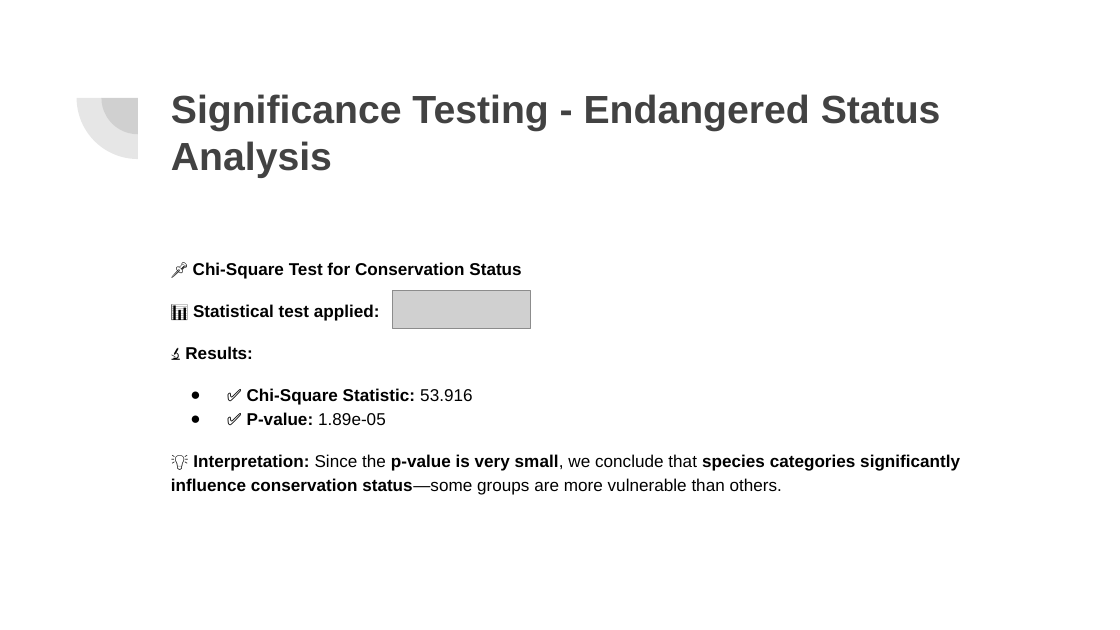
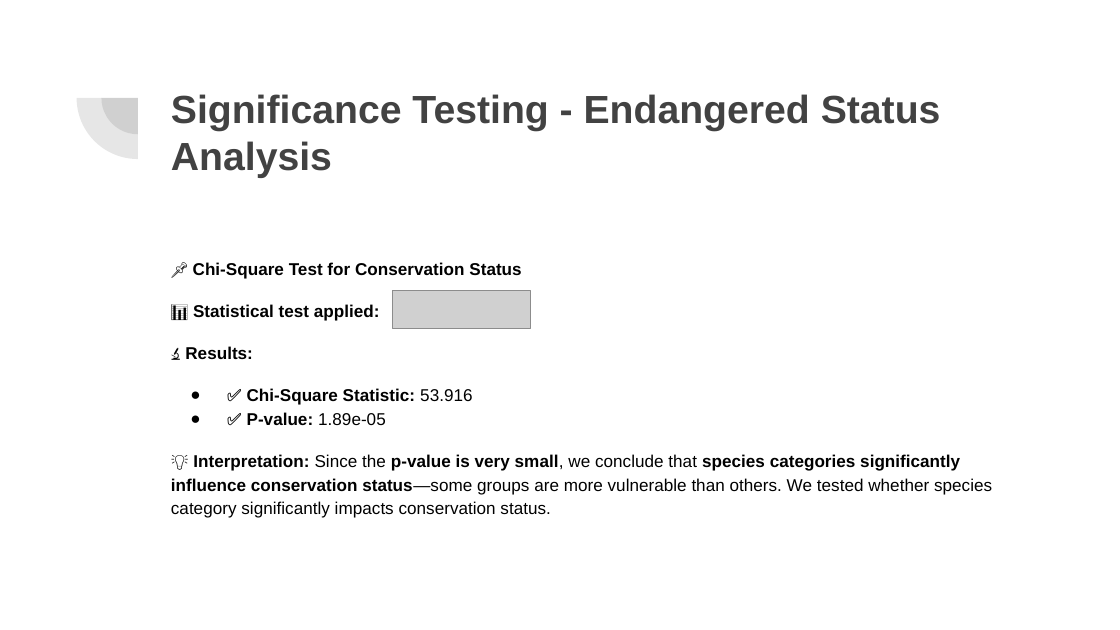
Before and after one commit to gabrielarcangelbol/biodiversity-in-national-parks, a slide deck: slide 3 of Exploring Biodiversity & Conservation in National Parks.pptx. Drawn at 1120x630 pixels with LibreOffice and Linux fonts; fonts in the diff are those of the drawing; grey boxes stand for pictures. Boxes give left, top, right and bottom in pixels: in the first picture for what was removed or moved away, otherwise in the second. Text is boxed around its words. In the diff, an @@ line names an element or a change of style, - is before the commit and + after.

```diff
--- a/Exploring Biodiversity & Conservation in National Parks.pptx
+++ b/Exploring Biodiversity & Conservation in National Parks.pptx
@@ text at (171,454,992,518): text changed; bold off @@
-💡 Interpretation: Since the p-value is very small, we conclude that species categories significantly influence conservation status—some groups are more vulnerable than others.
+💡 Interpretation: Since the p-value is very small, we conclude that species categories significantly influence conservation status—some groups are more vulnerable than others. We tested whether species category significantly impacts conservation status.
```
Also in this commit, not shown: 8 other slides changed, 1 slide added, 1 slide removed.
